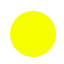
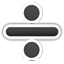
The second 64×64 image is a revision of the first. Changes to its layers:
renamed "Shape 1" to "Layer 2", painted on it over [10, 11, 56, 61]
added layer "Layer 1" above "Layer 0" over [21, 2, 43, 24]
added layer "Layer 0" over [0, 22, 64, 42]
